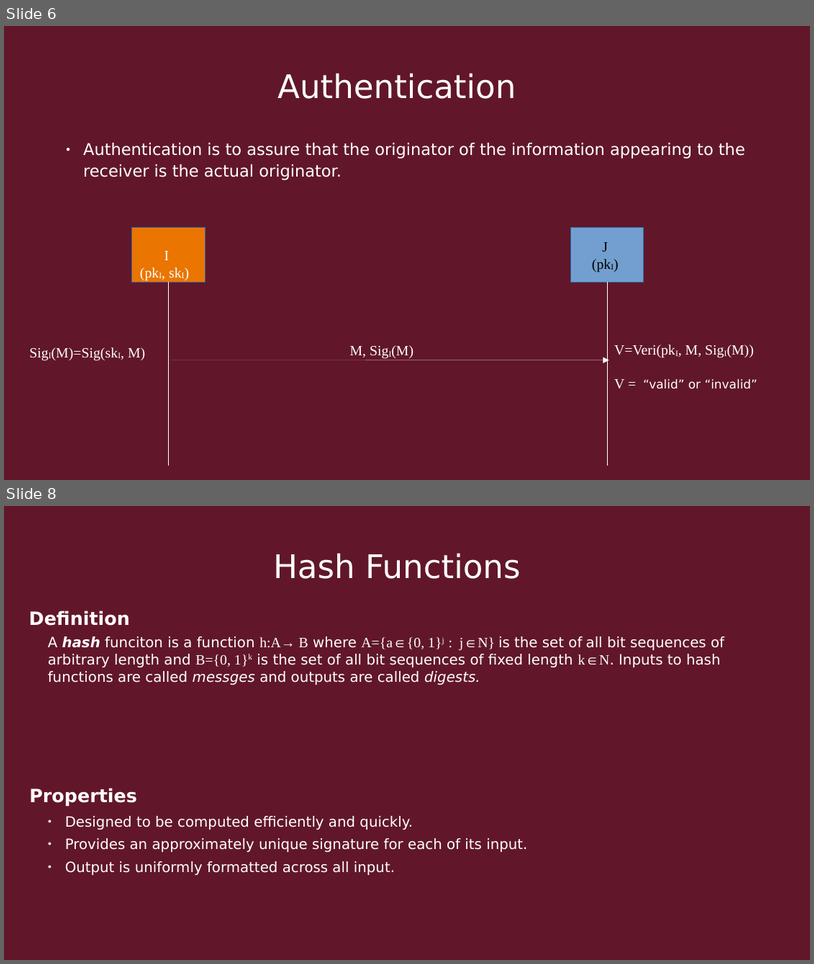
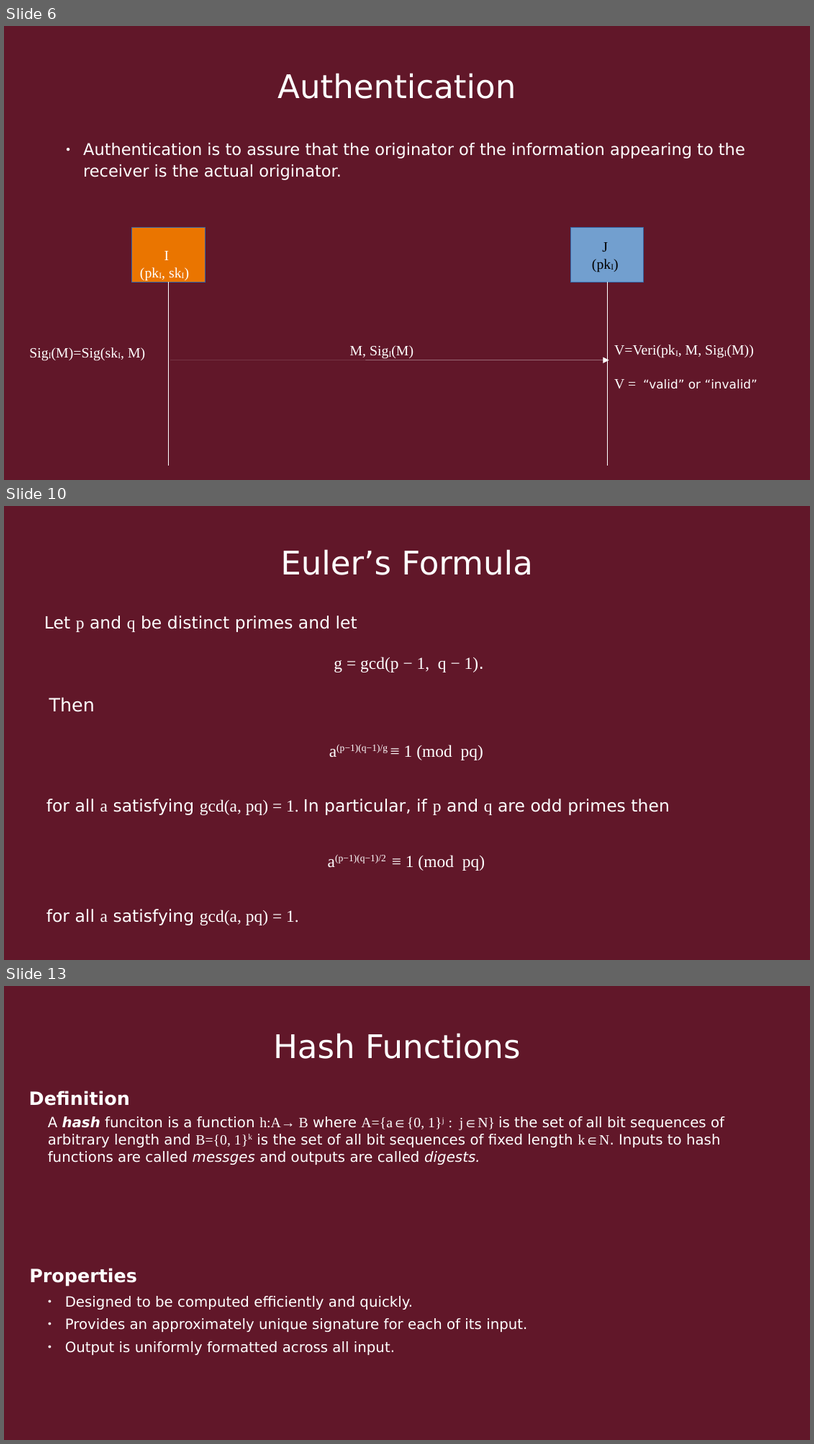
Before and after one commit to Quin-Darcy/seccom, a slide deck: presentation/cryptography_and_network_protocols.odp. Shown one above the other, each under a label of ours: slides 6 and 8 before the commit, slides 6, 10 and 13 after it; the slides between them are not shown. The pictures are 814x964 and 814x1444 pixels, drawn with LibreOffice and Linux fonts; fonts in the diff are those of the drawing. Boxes give left, top, right and bottom in pixels: in the first picture for what was removed or moved away, otherwise in the second. Text is boxed around its words. In the diff, an @@ line names an element or a change of style, - is before the commit and + after.

```diff
--- a/presentation/cryptography_and_network_protocols.odp
+++ b/presentation/cryptography_and_network_protocols.odp
@@ slide 10 added at [4,506,810,960], background #611729 @@
@@ title added at [280,549,532,575], 32 pt, text #FFFFFF @@
+Euler’s Formula
@@ text added at [44,615,358,632], 16.6 pt, text #FFFFFF @@
+Let p and q be distinct primes and let
@@ text added at [334,656,484,672], 16.6 pt, text #FFFFFF @@
+g = gcd(p − 1, q − 1).
@@ text added at [49,697,95,712], 18 pt, text #FFFFFF @@
+Then
@@ text added at [329,744,484,760], 16.6 pt, text #FFFFFF @@
+a(p−1)(q−1)/g ≡ 1 (mod pq)
@@ text added at [46,798,669,815], 16.6 pt, text #FFFFFF @@
+for all a satisfying gcd(a, pq) = 1. In particular, if p and q are odd primes then
@@ text added at [328,854,485,870], 16.6 pt, text #FFFFFF @@
+a(p−1)(q−1)/2 ≡ 1 (mod pq)
@@ text added at [46,908,299,925], 16.6 pt, text #FFFFFF @@
+for all a satisfying gcd(a, pq) = 1.
@@ what was slide 8 is now slide 13 @@
```
Also in this commit, not shown: 3 slides changed, 5 other slides added, 3 other files.
